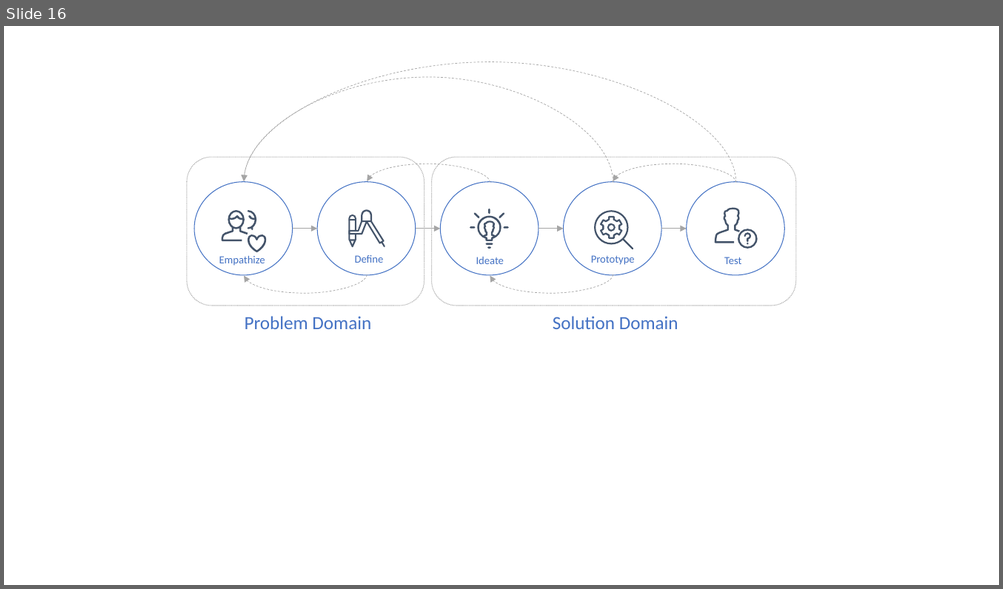
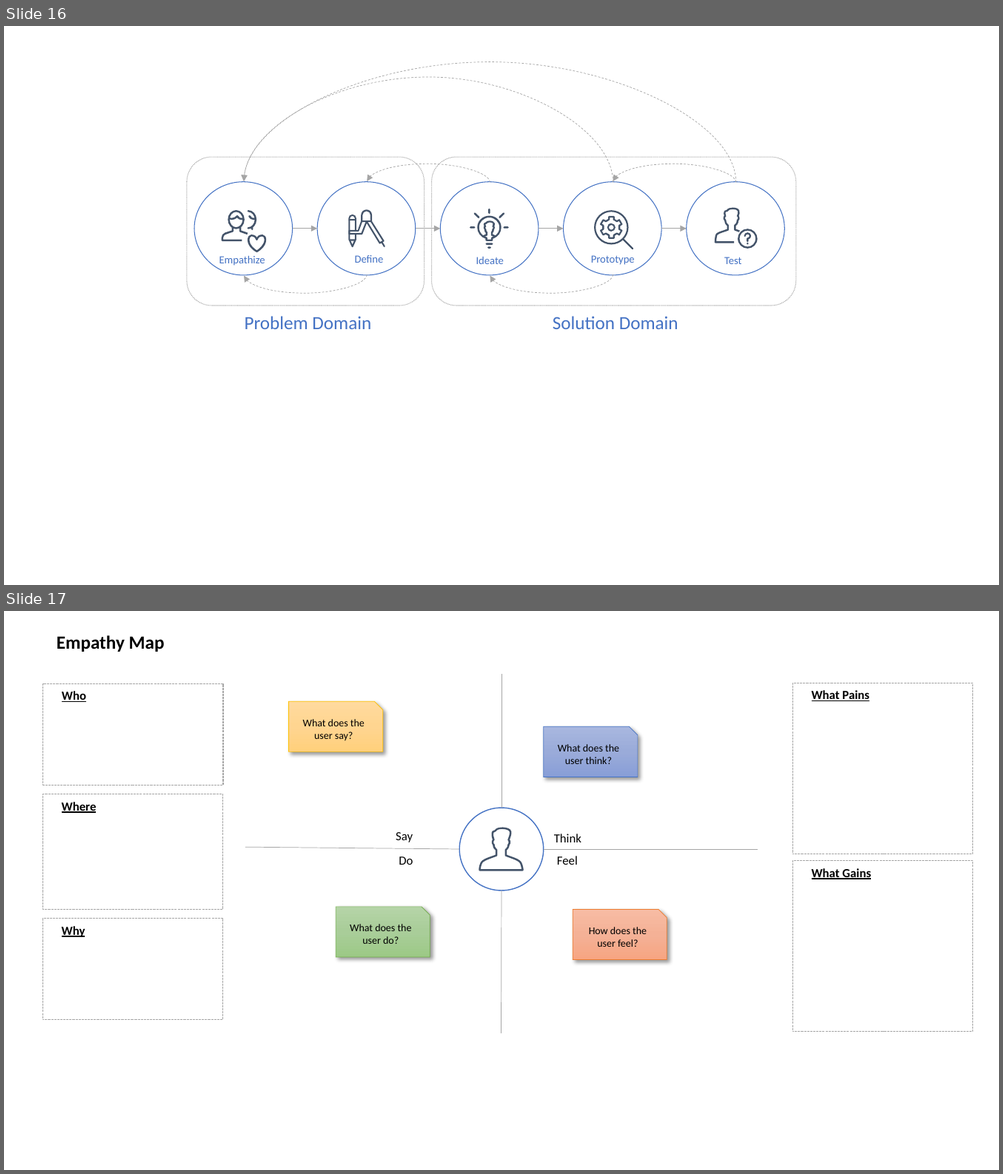
Before and after one commit to 200Meters/Sales-Scrum, a slide deck: assets/Sprint Cadence Diagrams.pptx. Shown one above the other, each under a label of ours: slide 16 before the commit, slides 16 and 17 after it. The pictures are 1003x589 and 1003x1174 pixels, drawn with LibreOffice and Linux fonts; fonts in the diff are those of the drawing. Boxes give left, top, right and bottom in pixels: in the first picture for what was removed or moved away, otherwise in the second. Text is boxed around its words. In the diff, an @@ line names an element or a change of style, - is before the commit and + after.

```diff
--- a/assets/Sprint Cadence Diagrams.pptx
+++ b/assets/Sprint Cadence Diagrams.pptx
@@ slide 17 added at box(4, 611, 999, 1170), background #FFFFFF @@
@@ text added at box(57, 635, 165, 652), 18 pt, text #000000, bold @@
+Empathy Map
@@ line added from (502, 808) to (502, 675), #A5A5A5 0.5 pt @@
@@ rectangle added at box(42, 684, 222, 785), outline #A5A5A5 0.75 pt dashed @@
@@ text added at box(62, 691, 86, 702), 12 pt, text #000000, bold, underline @@
+Who
@@ rectangle added at box(793, 683, 973, 854), outline #A5A5A5 0.75 pt dashed @@
@@ text added at box(811, 690, 869, 701), 12 pt, text #000000, bold, underline @@
+What Pains
@@ snip rect added at box(289, 701, 383, 752), fill gradient #FFDB9E to #FFD590 to #FFD07C, outline #FFC000 0.5 pt, 10 pt, text #000000 @@
+What does the user say?
@@ snip rect added at box(543, 726, 637, 777), fill gradient #A8B7DF to #9AABD9 to #889ED7, outline #4472C4 0.5 pt, 10 pt, text #000000 @@
+What does the user think?
@@ rectangle added at box(42, 795, 222, 910), outline #A5A5A5 0.75 pt dashed @@
@@ text added at box(62, 802, 96, 813), 12 pt, text #000000, bold, underline @@
+Where
@@ ellipse added at box(459, 808, 543, 891), fill #FFFFFF, outline #4472C4 1 pt @@
@@ text added at box(395, 832, 412, 843), 12 pt, text #000000 @@
+Say
@@ freeform shape added at box(478, 827, 523, 871), fill #44546A @@
@@ line added from (245, 848) to (459, 849), #A5A5A5 0.5 pt @@
@@ line added from (543, 849) to (757, 849), #A5A5A5 0.5 pt @@
@@ text added at box(554, 834, 581, 843), 12 pt, text #000000 @@
+Think
@@ text added at box(398, 857, 412, 865), 12 pt, text #000000 @@
+Do
@@ text added at box(557, 856, 578, 865), 12 pt, text #000000 @@
+Feel
@@ rectangle added at box(793, 861, 973, 1033), outline #A5A5A5 0.75 pt dashed @@
@@ text added at box(811, 869, 871, 880), 12 pt, text #000000, bold, underline @@
+What Gains
@@ line added from (501, 1034) to (502, 891), #A5A5A5 0.5 pt @@
@@ rectangle added at box(42, 919, 222, 1021), outline #A5A5A5 0.75 pt dashed @@
@@ snip rect added at box(336, 907, 430, 958), fill gradient #B5D5A7 to #AACE9A to #9CC987, outline #70AD47 0.5 pt, 10 pt, text #000000 @@
+What does the user do?
@@ snip rect added at box(572, 909, 666, 960), fill gradient #F7BDA5 to #F5B196 to #F8A582, outline #ED7D31 0.5 pt, 10 pt, text #000000 @@
+How does the user feel?
@@ text added at box(62, 926, 85, 937), 12 pt, text #000000, bold, underline @@
+Why
```
Also in this commit, not shown: 1 other slide added.
